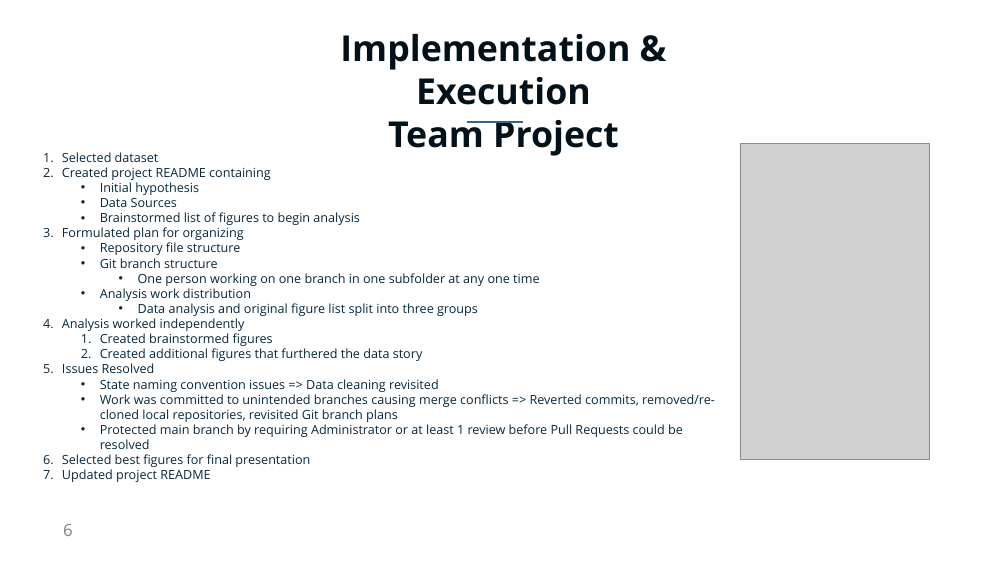
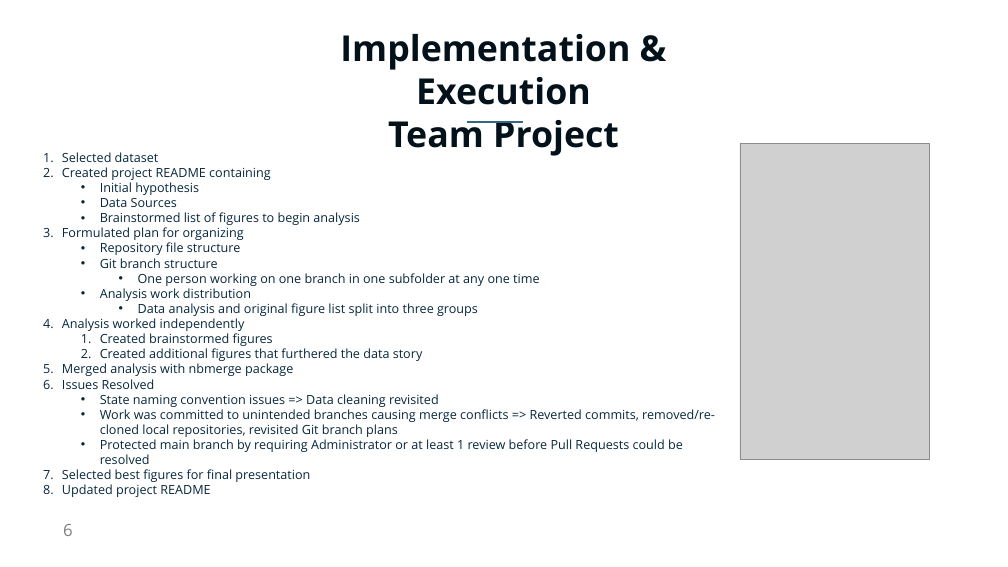
Before and after one commit to tarakp/Project-1, a slide deck: slide 6 of group1_analysis/Project_one.pptx. Drawn at 1008x567 pixels with LibreOffice and Linux fonts; fonts in the diff are those of the drawing; grey boxes stand for pictures. Boxes give left, top, right and bottom in pixels: in the first picture for what was removed or moved away, otherwise in the second. Text is boxed around its words. In the diff, an @@ line names an element or a change of style, - is before the commit and + after.

Commit message:
Readme and powerpoing Presentation

```diff
--- a/group1_analysis/Project_one.pptx
+++ b/group1_analysis/Project_one.pptx
@@ text at <box>62,363,293,376</box>: paragraph added @@
+5. Merged analysis with nbmerge package
```
Also in this commit, not shown: 3 other files.
